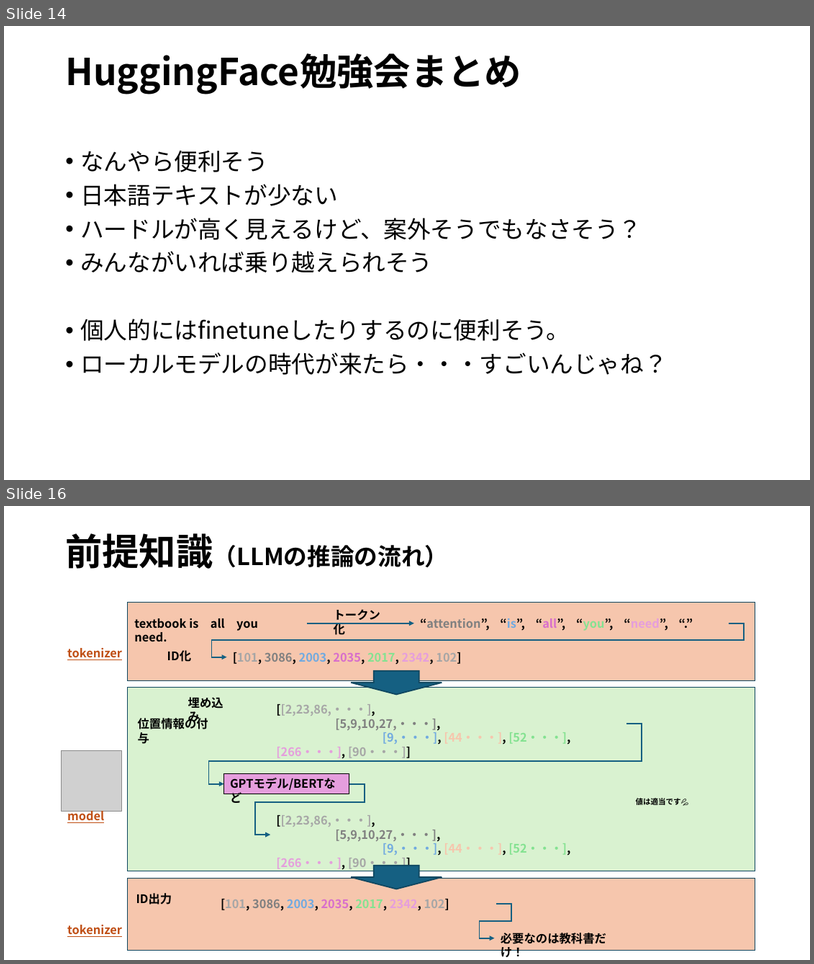
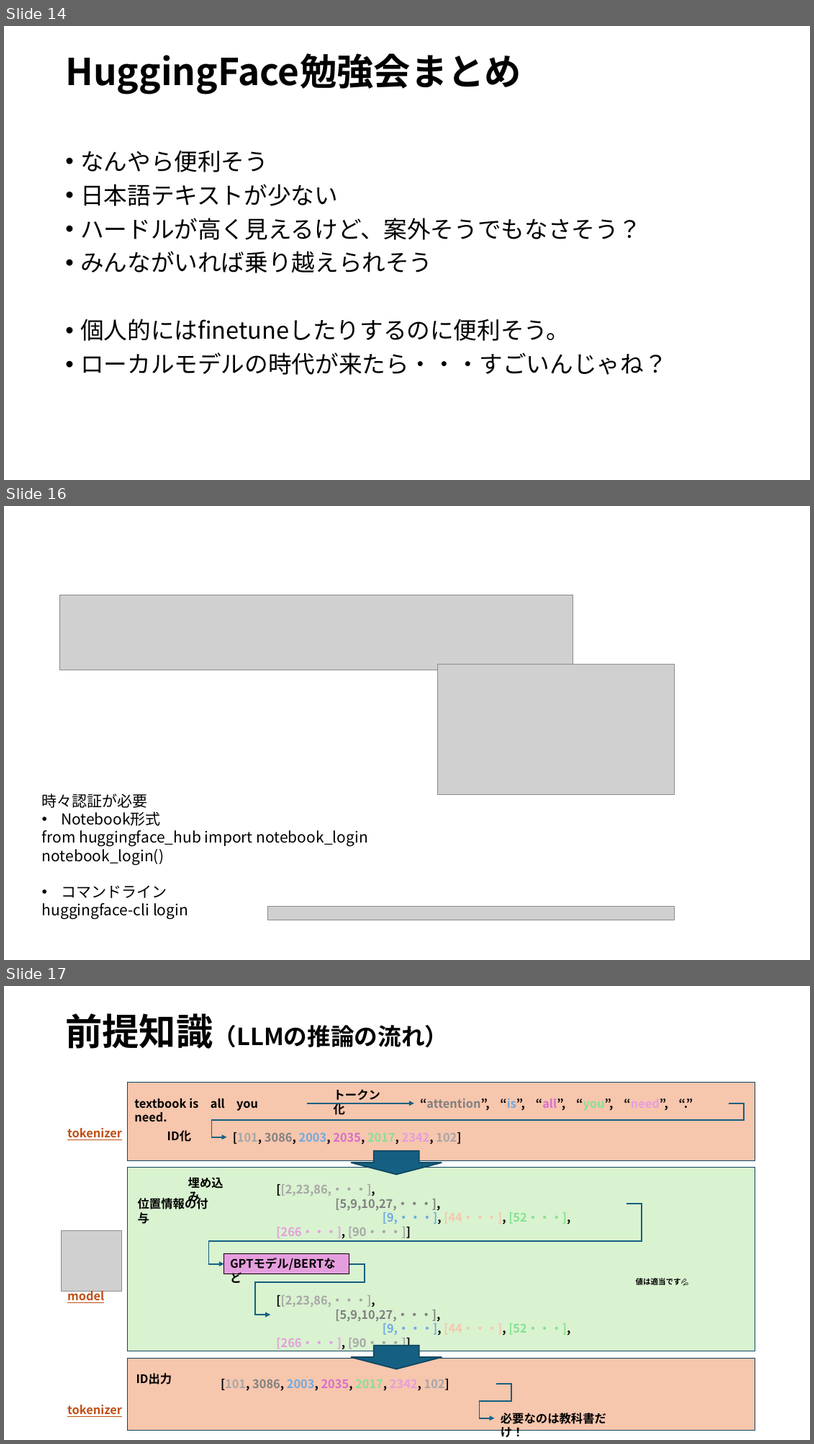
Before and after one commit to ikedachin/study_huggingface, a slide deck: huggingface 発表資料.pptx. Shown one above the other, each under a label of ours: slides 14 and 16 before the commit, slides 14, 16 and 17 after it; the slides between them are not shown. The pictures are 814x964 and 814x1444 pixels, drawn with LibreOffice and Linux fonts; fonts in the diff are those of the drawing; grey boxes stand for pictures; background and template pictures are left out. Boxes give left, top, right and bottom in pixels: in the first picture for what was removed or moved away, otherwise in the second. Text is boxed around its words. In the diff, an @@ line names an element or a change of style, - is before the commit and + after.

Commit message:
補足追加

```diff
--- a/huggingface 発表資料.pptx
+++ b/huggingface 発表資料.pptx
@@ slide 16 added at [4,506,810,960], background #FFFFFF @@
@@ picture added at [59,595,574,670] @@
@@ picture added at [438,664,675,795] @@
@@ text added at [42,793,368,919], 18 pt, text #000000 @@
+時々認証が必要
+• Notebook形式
+from huggingface_hub import notebook_login
+notebook_login()
+• コマンドライン
+huggingface-cli login
@@ picture added at [268,906,675,919] @@
@@ what was slide 16 is now slide 17 @@
```
